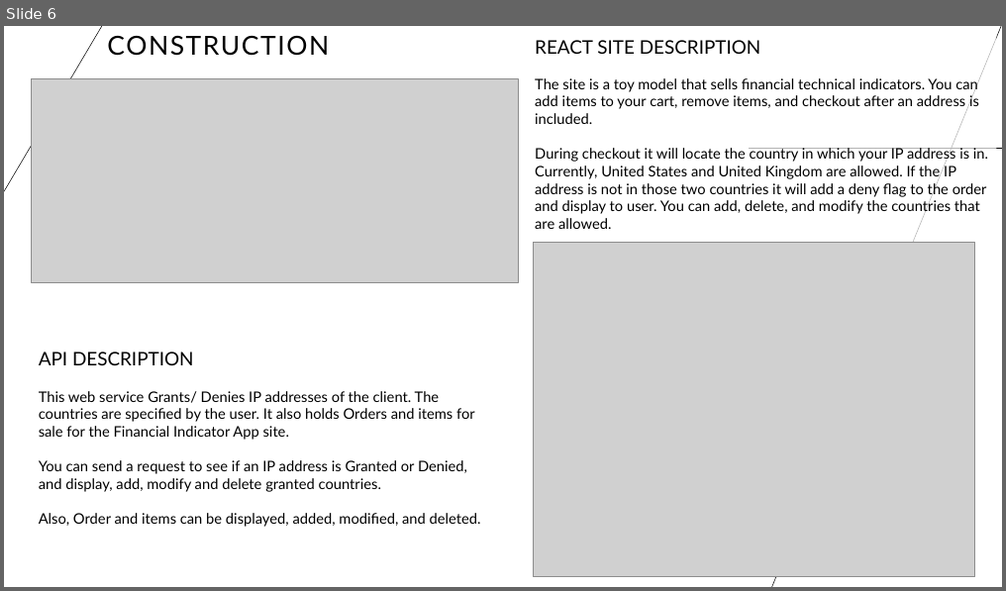
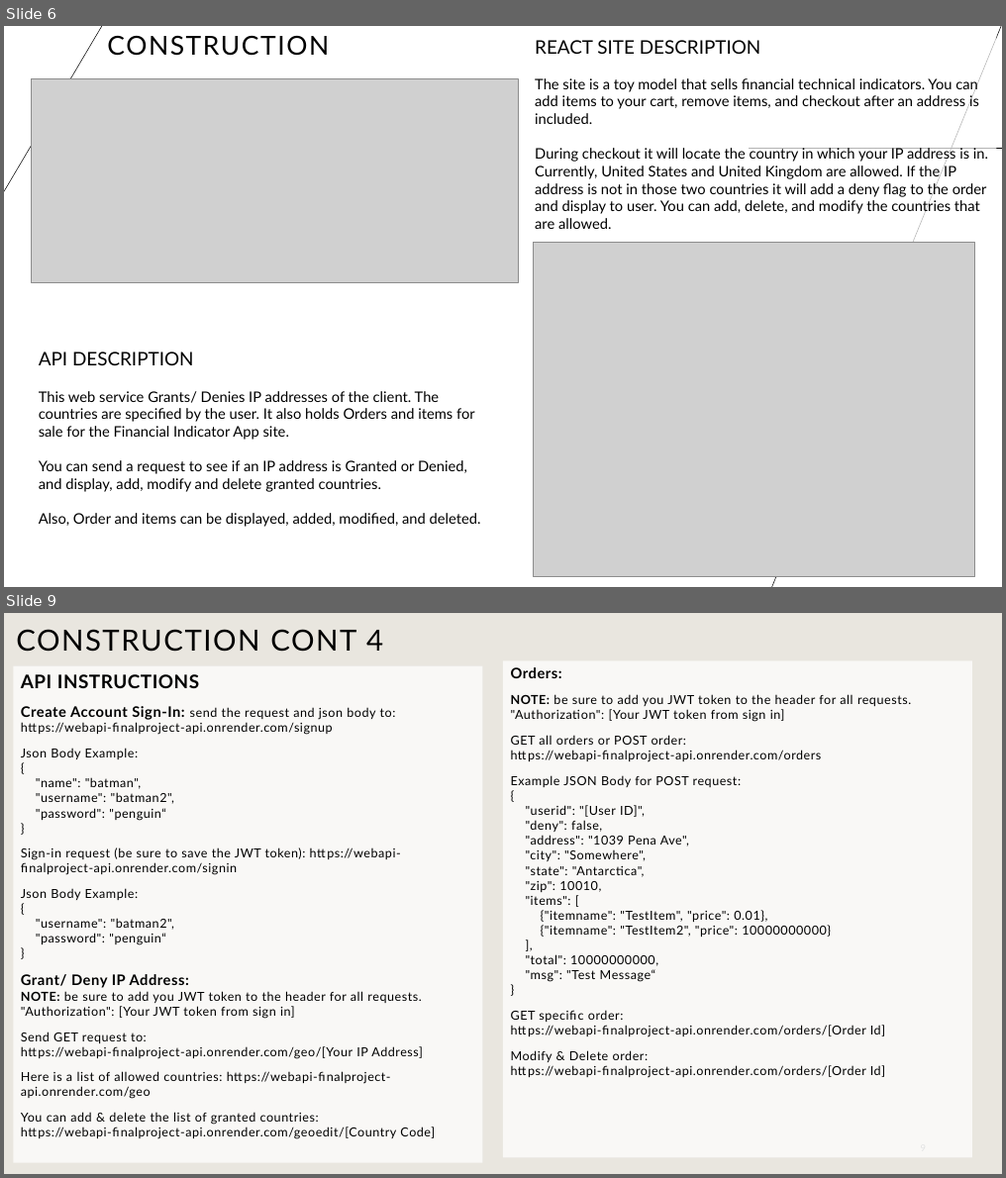
Before and after one commit to supracharger/WebAPI_FinalProject_REACT, a slide deck: Overview.pptx. Shown one above the other, each under a label of ours: slide 6 before the commit, slides 6 and 9 after it; the slides between them are not shown. The pictures are 1006x591 and 1006x1178 pixels, drawn with LibreOffice and Linux fonts; fonts in the diff are those of the drawing; grey boxes stand for pictures; background and template pictures are left out. Boxes give left, top, right and bottom in pixels: in the first picture for what was removed or moved away, otherwise in the second. Text is boxed around its words. In the diff, an @@ line names an element or a change of style, - is before the commit and + after.

```diff
--- a/Overview.pptx
+++ b/Overview.pptx
@@ slide 9 added at (4,613,1002,1174), background #E9E6DF @@
@@ title added at (16,629,383,652), 28 pt, text #000000 @@
+CONSTRUCTION CONT 4
@@ text added at (13,666,482,1163), fill #FFFFFF at 75% opacity, 12 pt, text #000000 @@
+API INSTRUCTIONS
+Create Account Sign-In: send the request and json body to: https://webapi-finalproject-api.onrender.com/signup
+Json Body Example:
+{
+"name": "batman",
+"username": "batman2",
+"password": "penguin“
+}
+Sign-in request (be sure to save the JWT token): https://webapi-finalproject-api.onrender.com/signin
+Json Body Example:
+{
+"username": "batman2",
+"password": "penguin“
+}
+Grant/ Deny IP Address:
+NOTE: be sure to add you JWT token to the header for all requests.
+"Authorization": [Your JWT token from sign in]
+Send GET request to: https://webapi-finalproject-api.onrender.com/geo/[Your IP Address]
+Here is a list of allowed countries: https://webapi-finalproject-api.onrender.com/geo
+You can add & delete the list of granted countries:
+https://webapi-finalproject-api.onrender.com/geoedit/[Country Code]
@@ rectangle added at (503,661,973,1158), fill #FFFFFF at 75% opacity, 12 pt, text #000000 @@
+Orders:
+NOTE: be sure to add you JWT token to the header for all requests.
+"Authorization": [Your JWT token from sign in]
+GET all orders or POST order:
+https://webapi-finalproject-api.onrender.com/orders
+Example JSON Body for POST request:
+{
+"userid": "[User ID]",
+"deny": false,
+"address": "1039 Pena Ave",
+"city": "Somewhere",
+"state": "Antarctica",
+"zip": 10010,
+"items": [
+{"itemname": "TestItem", "price": 0.01},
+{"itemname": "TestItem2", "price": 10000000000}
+],
+"total": 10000000000,
+"msg": "Test Message“
+}
+GET specific order:
+https://webapi-finalproject-api.onrender.com/orders/[Order Id]
+Modify & Delete order:
+https://webapi-finalproject-api.onrender.com/orders/[Order Id]
@@ page number added at (709,1134,934,1163), 9 pt, text #8C8C8C @@
+9
```
Also in this commit, not shown: 5 other slides added, 13 slides removed, 4 other files.
